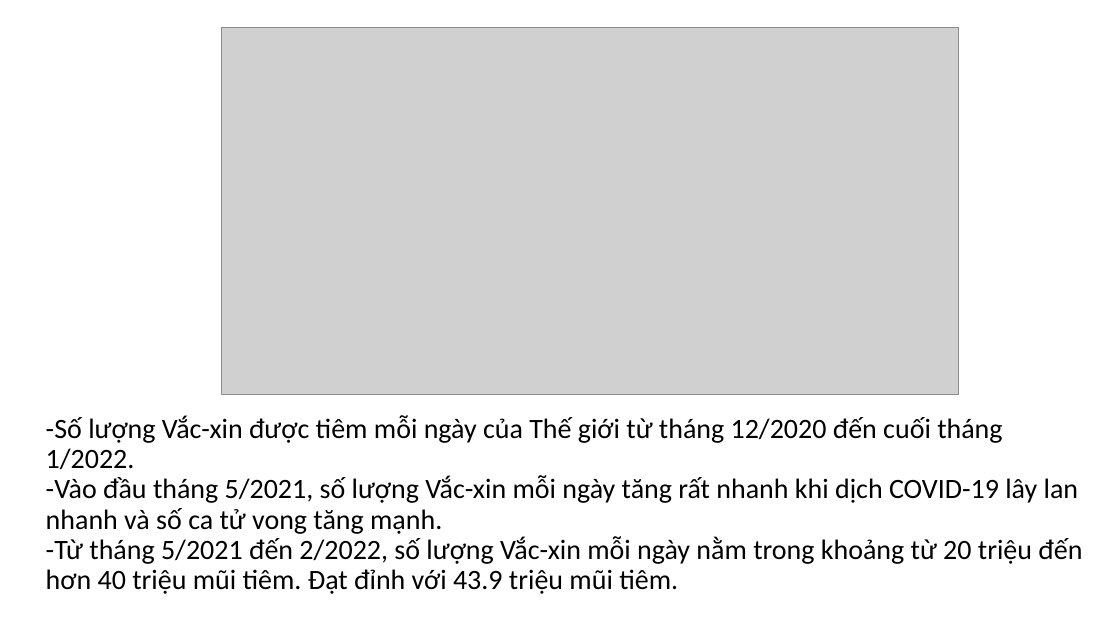
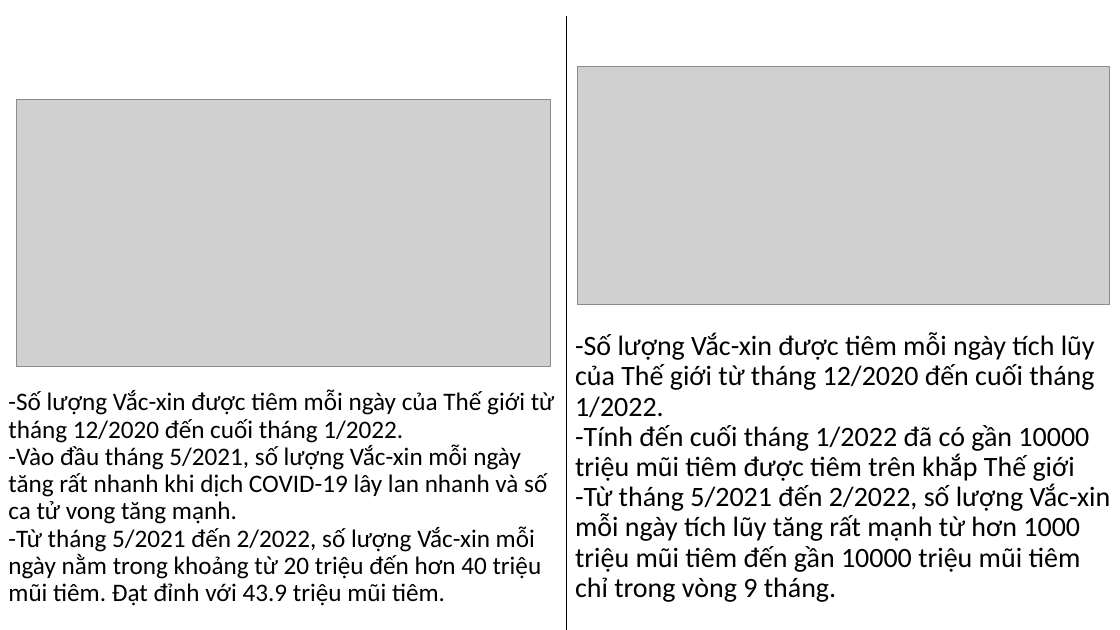
Before and after one commit to tanduy2407/Covid-19, a slide deck: slide 16 of data/DATH_HK1_2122_41502101_PhamHoangTanDuy.pptx (slide 20 before the commit). Drawn at 1120x630 pixels with LibreOffice and Linux fonts; fonts in the diff are those of the drawing; grey boxes stand for pictures; background and template pictures are left out. Boxes give left, top, right and bottom in pixels: in the first picture for what was removed or moved away, otherwise in the second. Text is boxed around its words. In the diff, an @@ line names an element or a change of style, - is before the commit and + after.

```diff
--- a/data/DATH_HK1_2122_41502101_PhamHoangTanDuy.pptx
+++ b/data/DATH_HK1_2122_41502101_PhamHoangTanDuy.pptx
@@ line added from (567, 16) to (567, 630), #000000 0.5 pt @@
@@ picture added at bbox=[578, 66, 1110, 305] @@
@@ picture: place and size @@
-picture at bbox=[221, 27, 958, 394]
+picture at bbox=[16, 100, 550, 366]
@@ text added at bbox=[575, 332, 1111, 602], 24 pt, text #000000 @@
+-Số lượng Vắc-xin được tiêm mỗi ngày tích lũy của Thế giới từ tháng 12/2020 đến cuối tháng 1/2022.
+-Tính đến cuối tháng 1/2022 đã có gần 10000 triệu mũi tiêm được tiêm trên khắp Thế giới
+-Từ tháng 5/2021 đến 2/2022, số lượng Vắc-xin mỗi ngày tích lũy tăng rất mạnh từ hơn 1000 triệu mũi tiêm đến gần 10000 triệu mũi tiêm chỉ trong vòng 9 tháng.
@@ title "-Số lượng Vắc-xin được tiêm ...": place and size @@
-title "-Số lượng Vắc-xin được tiêm ..." at bbox=[46, 415, 1082, 594]
+title "-Số lượng Vắc-xin được tiêm ..." at bbox=[8, 390, 555, 606]
@@ title "-Số lượng Vắc-xin được tiêm ..." at bbox=[8, 390, 555, 606]: size 24 to 21.6 pt @@
```
Also in this commit, not shown: 13 other slides changed, 4 slides added, 10 slides removed, 11 other files.
